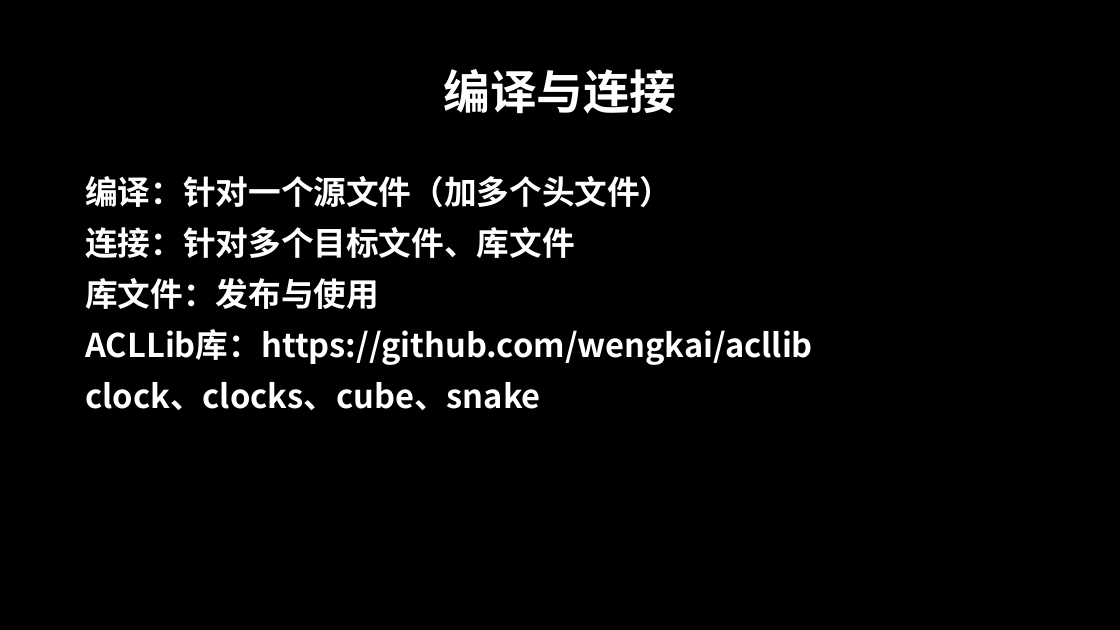
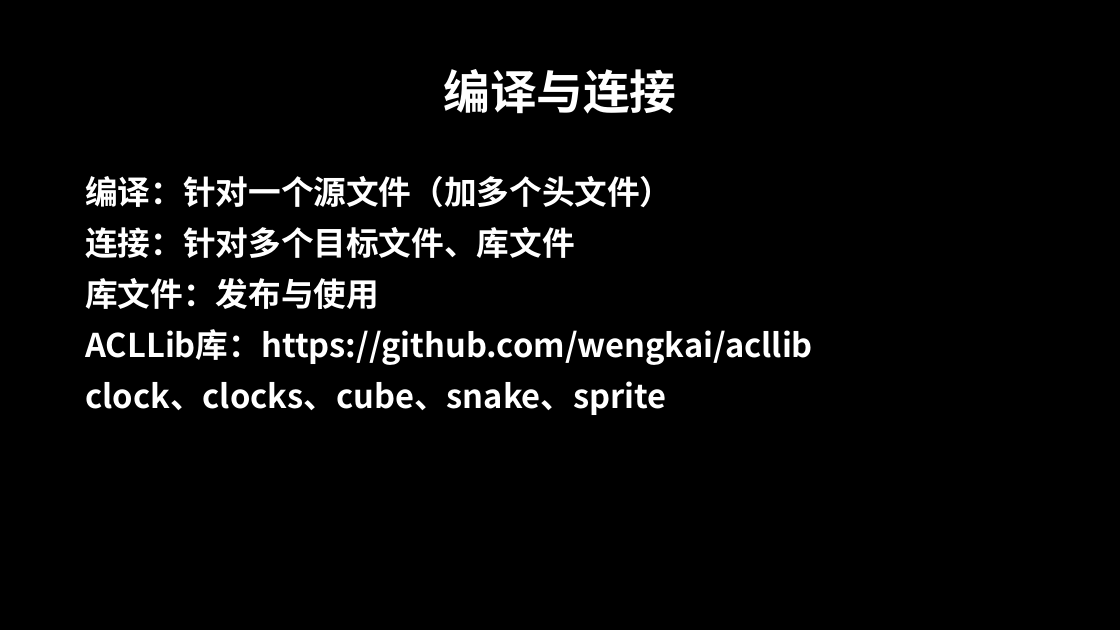
Before and after one commit to MisterFishing/cpp, a slide deck: slide 33 of index.pptx. Drawn at 1120x630 pixels with LibreOffice and Linux fonts; fonts in the diff are those of the drawing; background and template pictures are left out. Boxes give left, top, right and bottom in pixels: in the first picture for what was removed or moved away, otherwise in the second. Text is boxed around its words. In the diff, an @@ line names an element or a change of style, - is before the commit and + after.

Commit message:
sprite

```diff
--- a/index.pptx
+++ b/index.pptx
@@ text at box(85, 381, 667, 415): text changed @@
-clock、clocks、cube、snake
+clock、clocks、cube、snake、sprite
```
Also in this commit, not shown: 42 other files.
